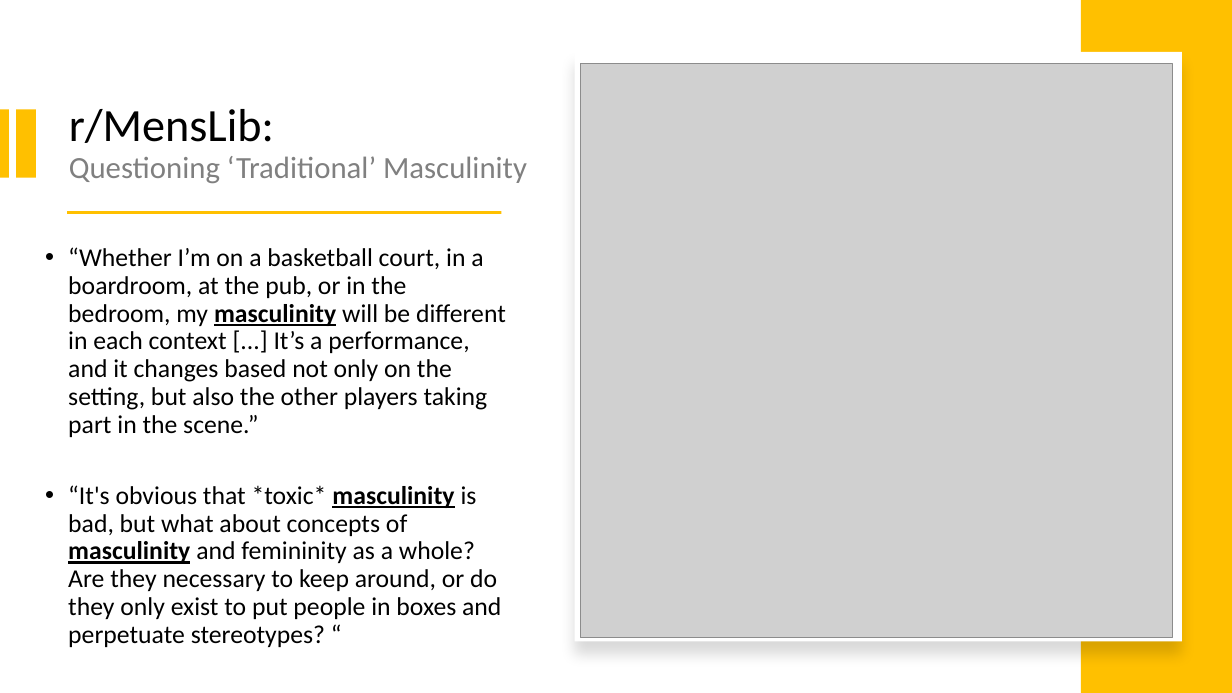
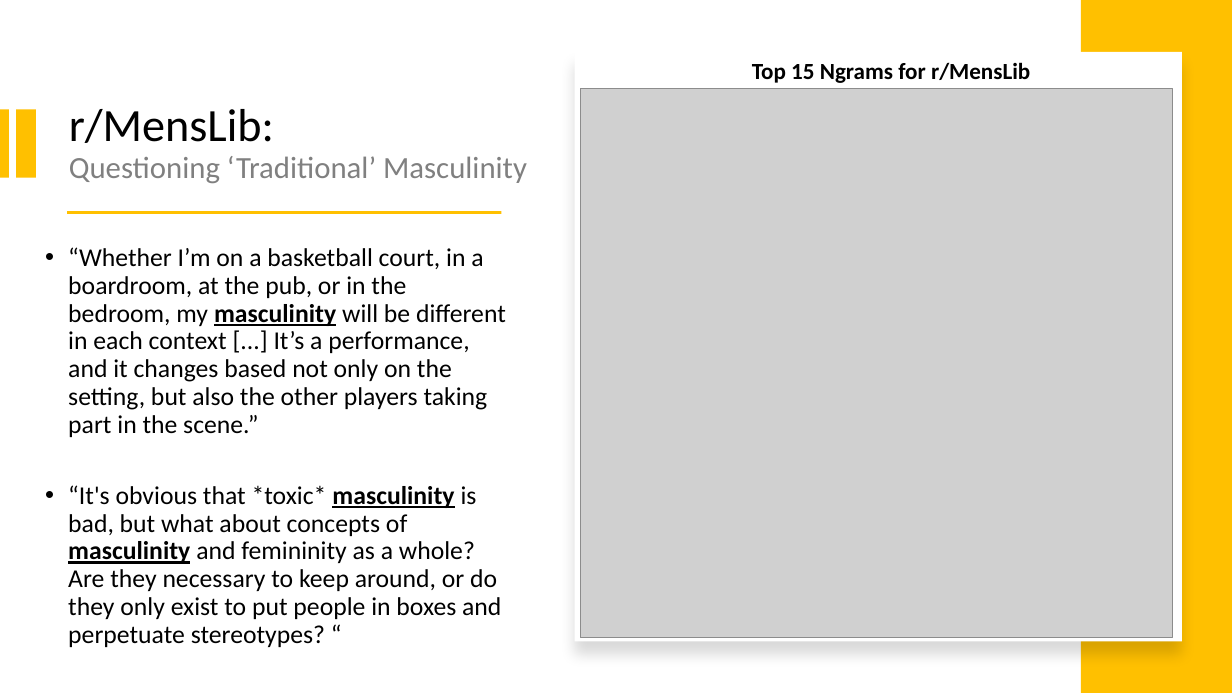
Before and after one commit to benjamin-awd/Subreddit-Classification-with-NLP, a slide deck: slide 12 of Project3.pptx (slide 8 before the commit). Drawn at 1232x693 pixels with LibreOffice and Linux fonts; fonts in the diff are those of the drawing; grey boxes stand for pictures. Boxes give left, top, right and bottom in pixels: in the first picture for what was removed or moved away, otherwise in the second. Text is boxed around its words. In the diff, an @@ line names an element or a change of style, - is before the commit and + after.

```diff
--- a/Project3.pptx
+++ b/Project3.pptx
@@ picture: place and size @@
-picture at [580, 64, 1173, 638]
+picture at [580, 89, 1173, 638]
@@ text added at [752, 62, 1030, 83], 18 pt, text #000000, bold @@
+Top 15 Ngrams for r/MensLib
```
Also in this commit, not shown: 7 other slides changed, 3 slides added, 1 other file.
